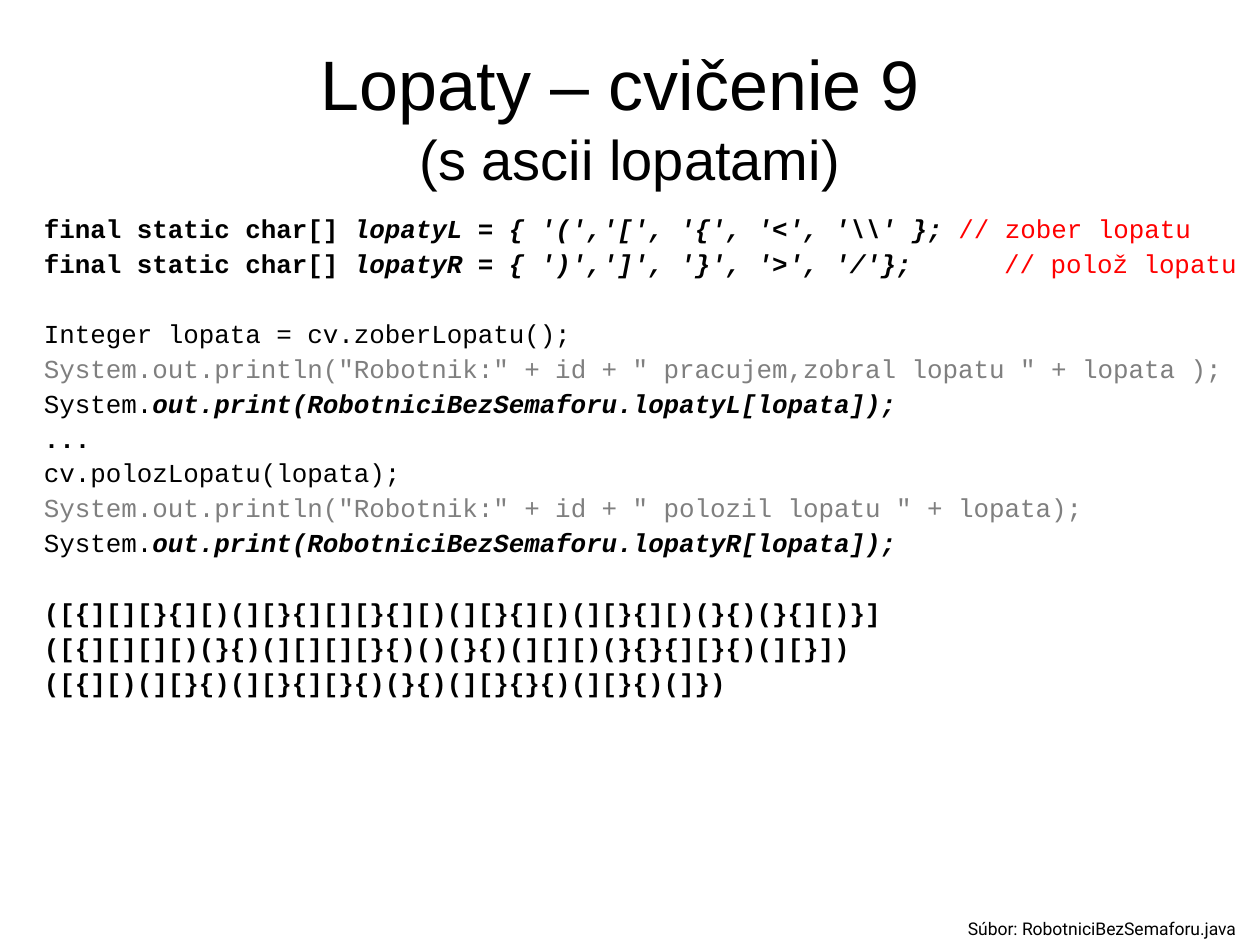
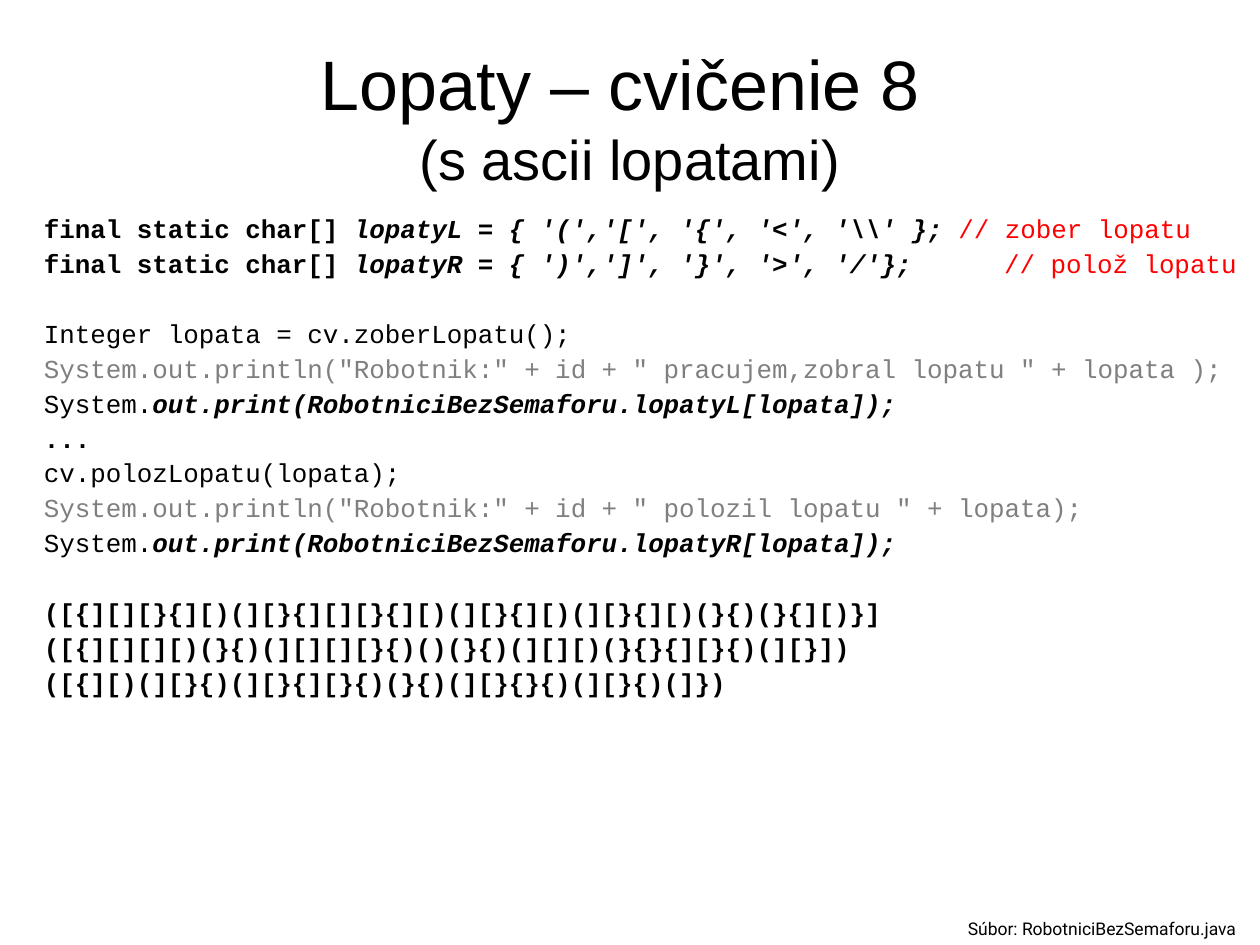
Before and after one commit to Programovanie4/Prednasky, a slide deck: slide 22 of 09/09_java.ppt. Drawn at 1260x945 pixels with LibreOffice and Linux fonts; fonts in the diff are those of the drawing. Boxes give left, top, right and bottom in pixels: in the first picture for what was removed or moved away, otherwise in the second. Text is boxed around its words. In the diff, an @@ line names an element or a change of style, - is before the commit and + after.

```diff
--- a/09/09_java.ppt
+++ b/09/09_java.ppt
@@ title at box(321, 59, 920, 191): text changed @@
-Lopaty – cvičenie 9
-(s ascii lopatami)
+Lopaty – cvičenie 8
+(s ascii lopatami)
```
Also in this commit, not shown: 5 other slides changed, 2 other files.
